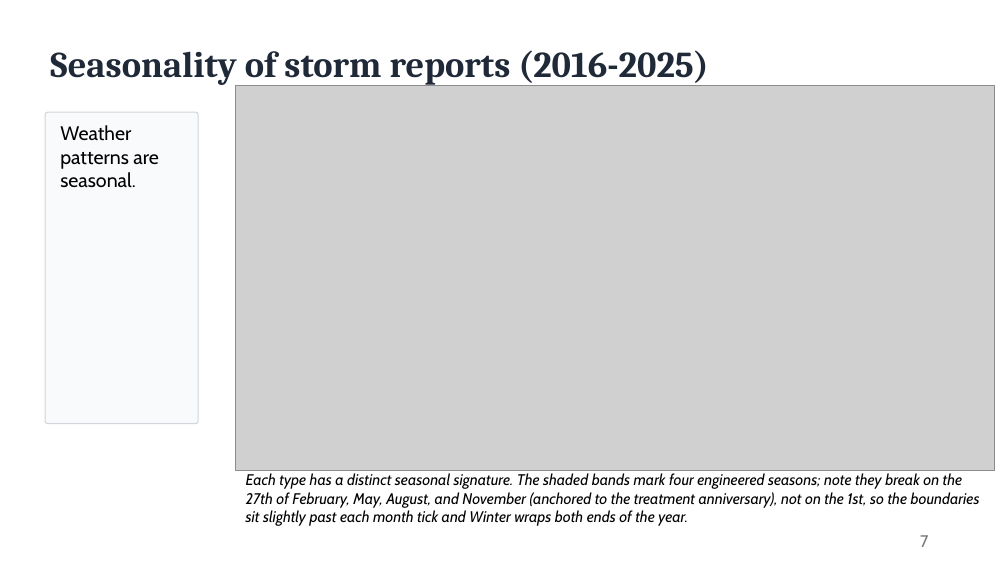
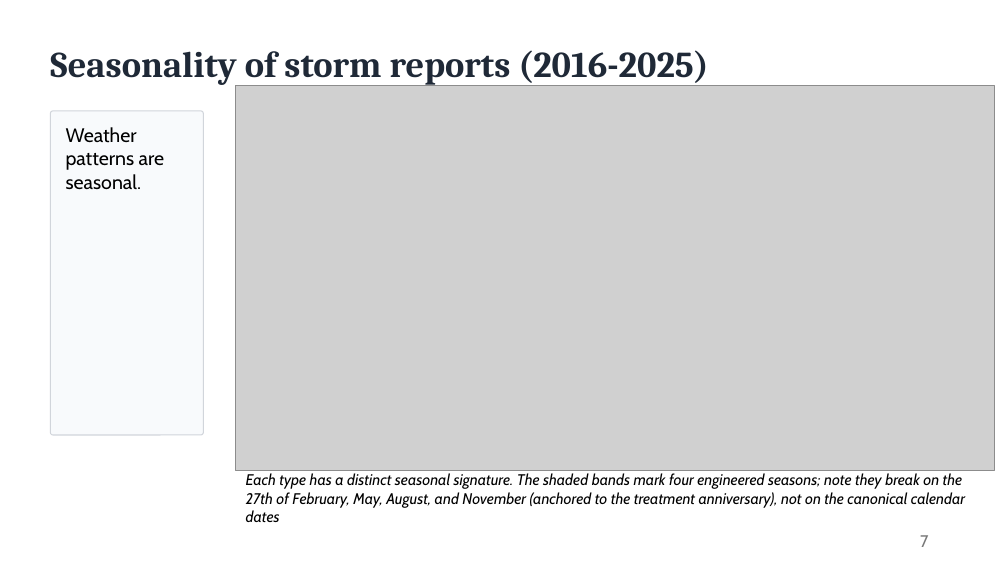
Before and after one commit to craig-rudman/MSDS692, a slide deck: slide 7 of report/MSDS692 Practicum I Craig Rudman.pptx. Drawn at 1008x567 pixels with LibreOffice and Linux fonts; fonts in the diff are those of the drawing; grey boxes stand for pictures. Boxes give left, top, right and bottom in pixels: in the first picture for what was removed or moved away, otherwise in the second. Text is boxed around its words. In the diff, an @@ line names an element or a change of style, - is before the commit and + after.

```diff
--- a/report/MSDS692 Practicum I Craig Rudman.pptx
+++ b/report/MSDS692 Practicum I Craig Rudman.pptx
@@ rounded rectangle: place and size @@
-rounded rectangle at [45, 112, 199, 423]
+rounded rectangle at [50, 111, 204, 435]
@@ text "Weather patterns are seasonal.": place and size @@
-text "Weather patterns are seasonal." at [60, 125, 159, 188]
+text "Weather patterns are seasonal." at [66, 127, 165, 190]
@@ text at [246, 473, 965, 522]: text changed @@
-Each type has a distinct seasonal signature. The shaded bands mark four engineered seasons; note they break on the 27th of February, May, August, and November (anchored to the treatment anniversary), not on the 1st, so the boundaries sit slightly past each month tick and Winter wraps both ends of the year.
+Each type has a distinct seasonal signature. The shaded bands mark four engineered seasons; note they break on the 27th of February, May, August, and November (anchored to the treatment anniversary), not on the canonical calendar dates
```
Also in this commit, not shown: 8 other slides changed, 2 slides removed, 22 other files.
